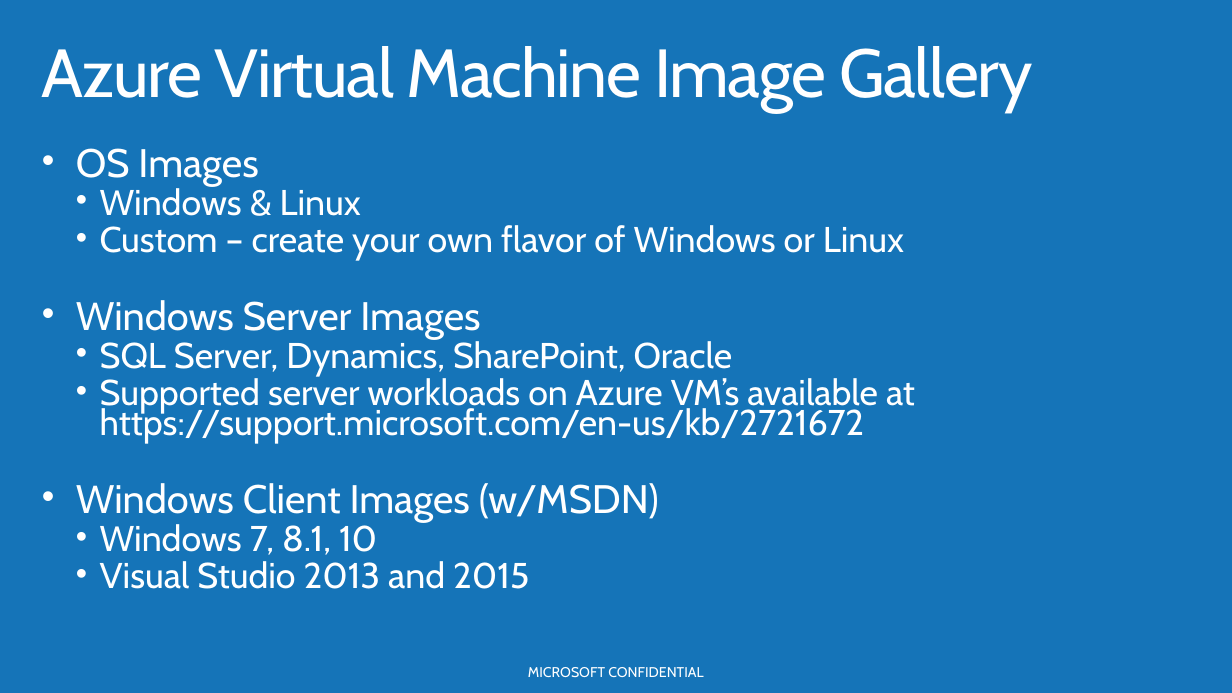
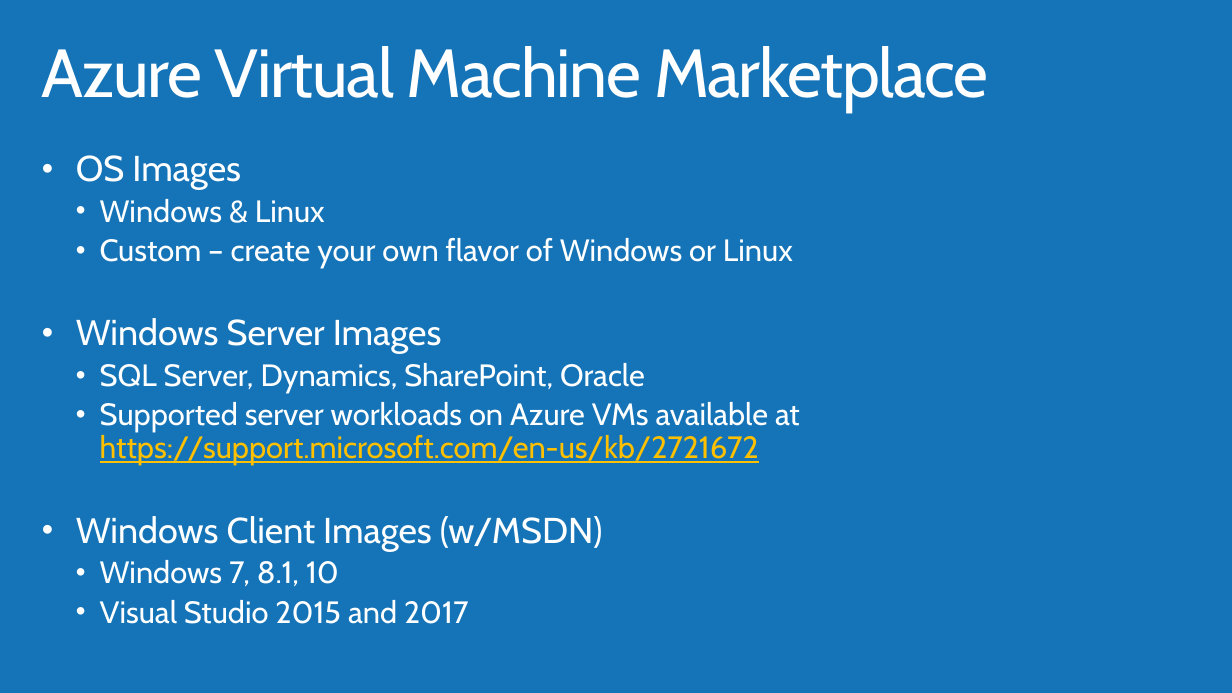
Before and after one commit to AzureCAT-GSI/SAP-on-Azure, a slide deck: slide 11 of Presentations/02_Azure_Compute_Storage_Network_for_SAP.pptx (slide 8 before the commit). Drawn at 1232x693 pixels with LibreOffice and Linux fonts; fonts in the diff are those of the drawing; background and template pictures are left out. Boxes give left, top, right and bottom in pixels: in the first picture for what was removed or moved away, otherwise in the second. Text is boxed around its words. In the diff, an @@ line names an element or a change of style, - is before the commit and + after.

```diff
--- a/Presentations/02_Azure_Compute_Storage_Network_for_SAP.pptx
+++ b/Presentations/02_Azure_Compute_Storage_Network_for_SAP.pptx
@@ title at (42,46,989,113): text changed @@
-Azure Virtual Machine Image Gallery
+Azure Virtual Machine Marketplace
@@ text at (76,155,793,586): size 31 to 28 pt in "OS Images", "Windows Server Images", "Windows Client Images (w/MSDN)"; size 27.9 to 24 pt in "Windows & Linux", "Custom – create your own flavor of ...", "SQL Server, Dynamics, SharePoint, Oracle", "Windows 7, 8.1, 10"; line spacing 0.7 to 0.9 @@
@@ text at (100,402,800,465): text changed; size 27.9 to 24 pt; text colour #FFFFFF to #FFC000 @@
-  • Supported server workloads on Azure VM’s available at https://support.microsoft.com/en-us/kb/2721672
+  • Supported server workloads on Azure VMs available at https://support.microsoft.com/en-us/kb/2721672
@@ text at (100,600,469,624): text changed; size 27.9 to 24 pt @@
-  • Visual Studio 2013 and 2015
+  • Visual Studio 2015 and 2017
@@ text removed at (528,667,703,677) @@
-MICROSOFT CONFIDENTIAL
```
Also in this commit, not shown: 33 other slides changed, 12 slides added, 15 slides removed, 18 other files.
